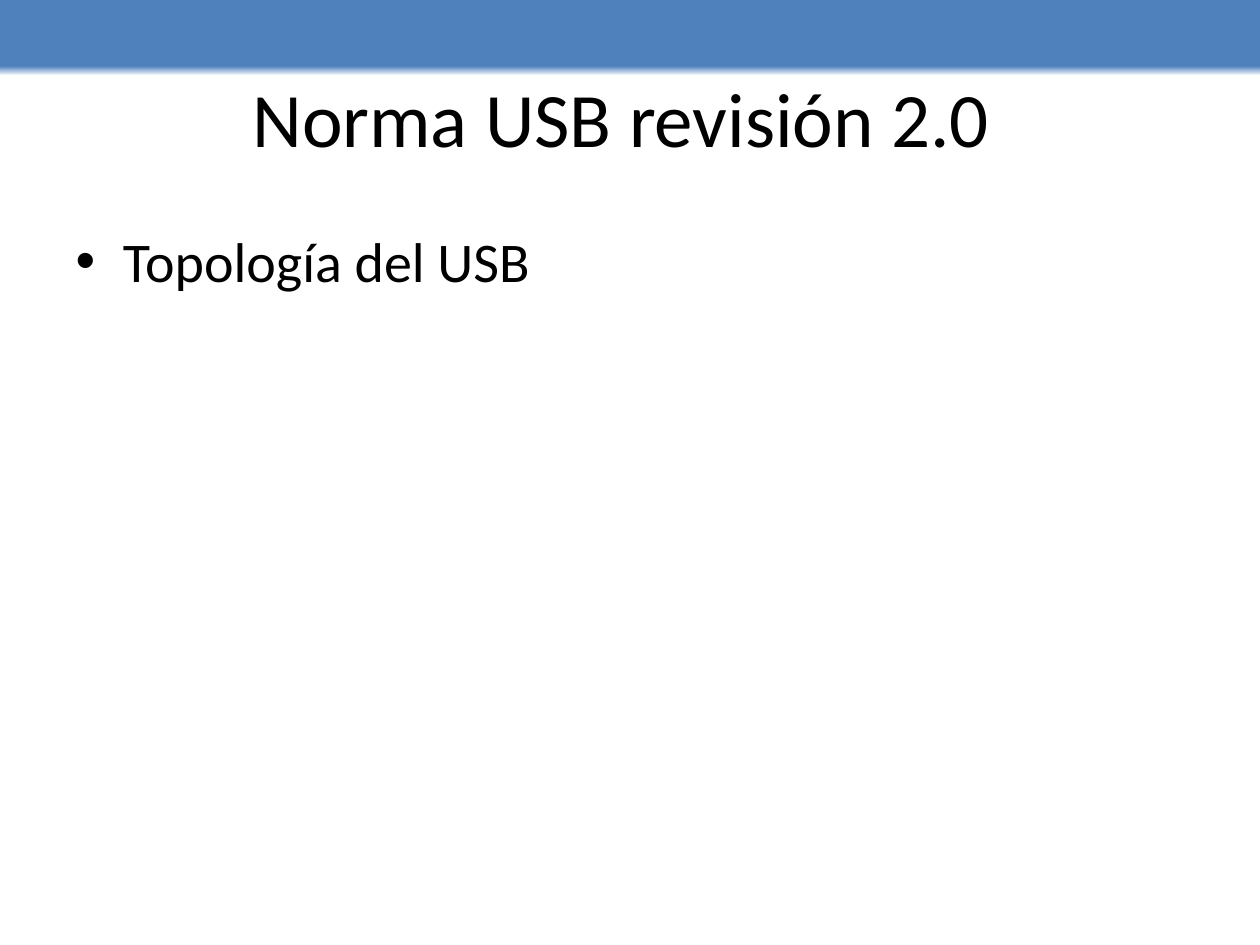
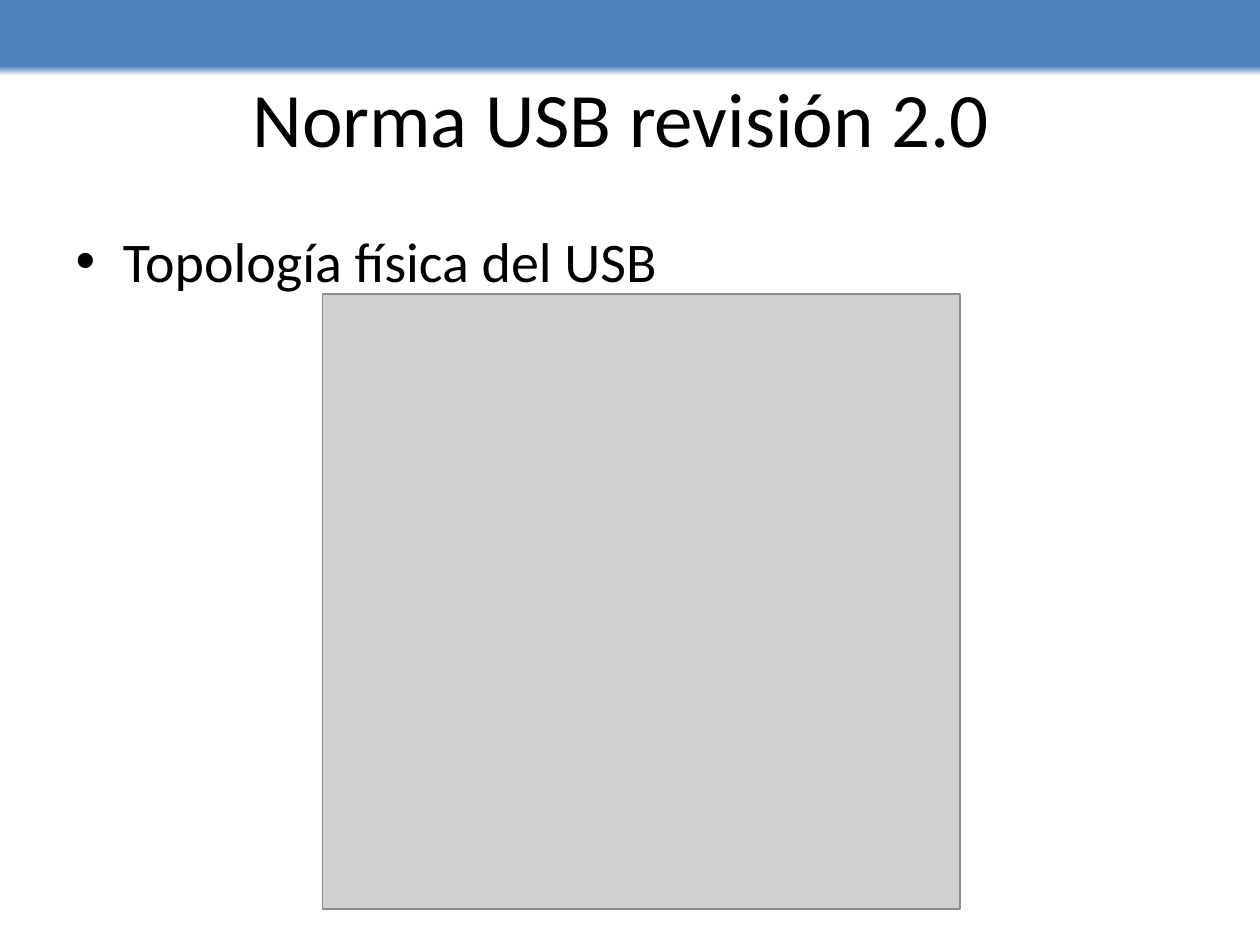
Before and after one commit to edwin0790/lechuzing, a slide deck: slide 14 of Presentacion/presentacion.pptx. Drawn at 1260x945 pixels with LibreOffice and Linux fonts; fonts in the diff are those of the drawing; grey boxes stand for pictures. Boxes give left, top, right and bottom in pixels: in the first picture for what was removed or moved away, otherwise in the second. Text is boxed around its words. In the diff, an @@ line names an element or a change of style, - is before the commit and + after.

Commit message:
ppt

```diff
--- a/Presentacion/presentacion.pptx
+++ b/Presentacion/presentacion.pptx
@@ text at [123,243,656,295]: text changed @@
-• Topología del USB
+• Topología física del USB
@@ picture added at [323,294,960,908] @@
```
Also in this commit, not shown: 6 slides added.
